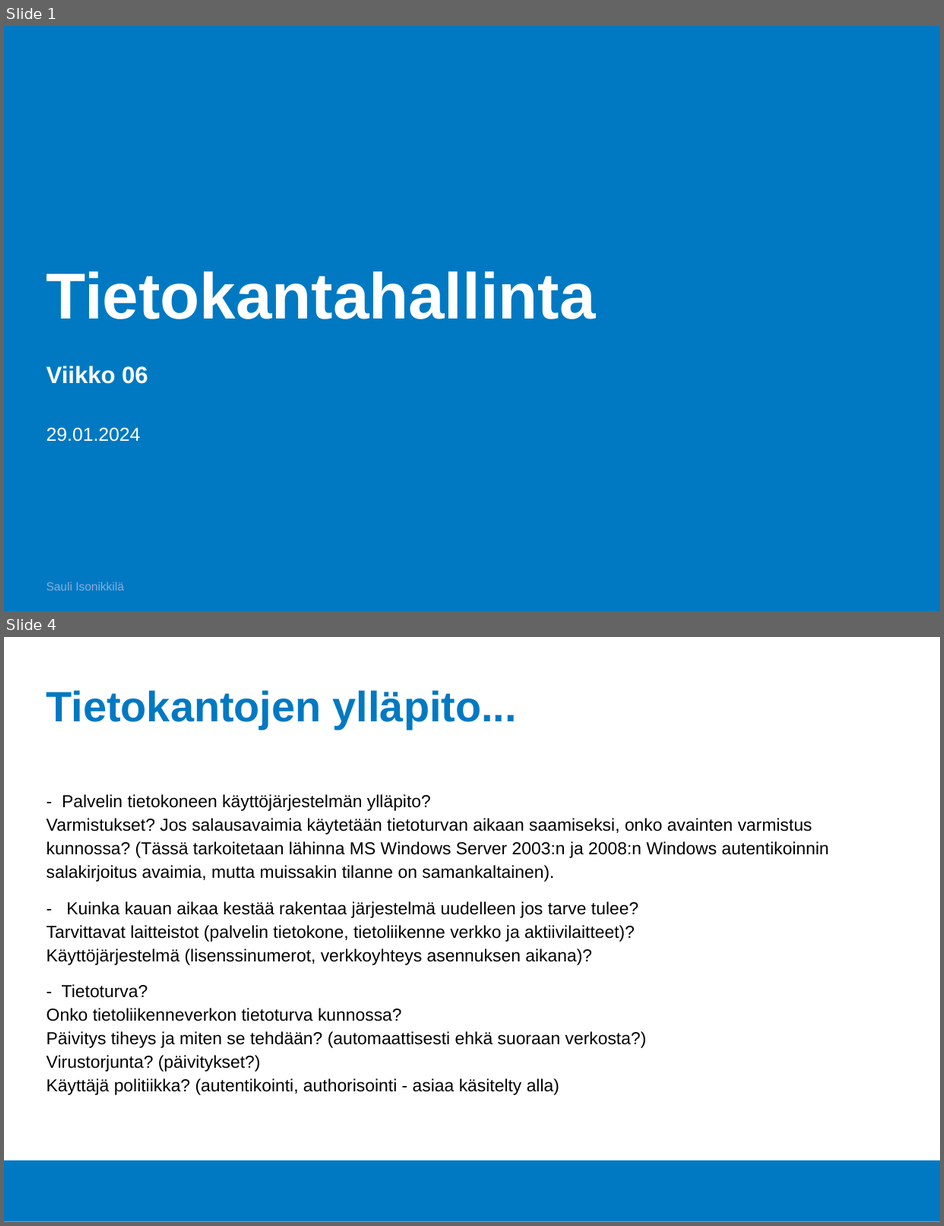
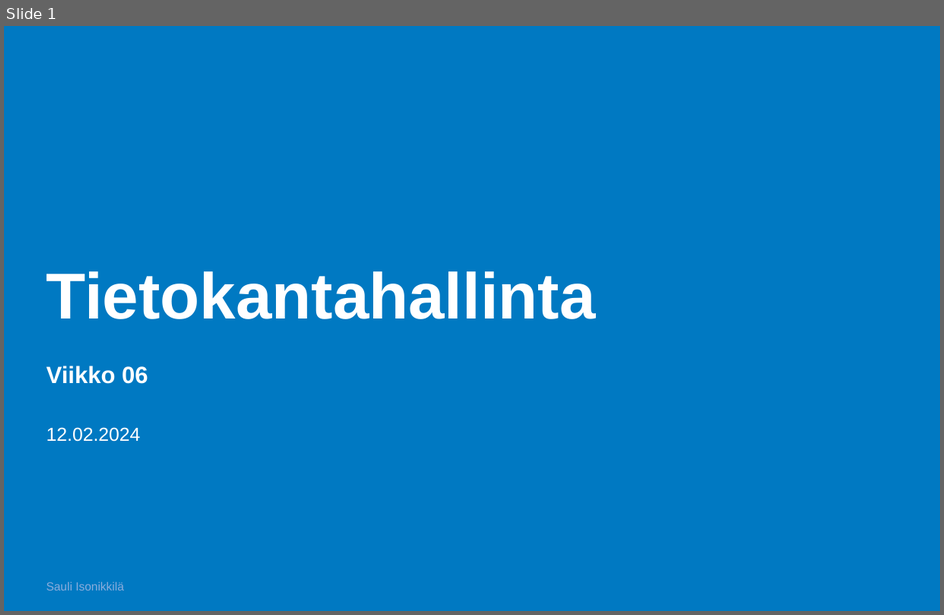
Before and after one commit to Tietokantahallinta/Tietokantahallinta.github.io, a slide deck: luennot/viikko06/Luentokalvot_06.odp. Shown one above the other, each under a label of ours: slides 1 and 4 before the commit, slide 1 after it; the slides between them are not shown. The pictures are 944x1226 and 944x615 pixels, drawn with LibreOffice and Linux fonts; fonts in the diff are those of the drawing; background and template pictures are left out. Boxes give left, top, right and bottom in pixels: in the first picture for what was removed or moved away, otherwise in the second. Text is boxed around its words. In the diff, an @@ line names an element or a change of style, - is before the commit and + after.

```diff
--- a/luennot/viikko06/Luentokalvot_06.odp
+++ b/luennot/viikko06/Luentokalvot_06.odp
@@ slide 4 removed at [4,637,940,1222], background #FFFFFF; not listed: 1 template element that a slide beside it also shows @@
@@ title removed at [47,690,517,728] @@
-Tietokantojen ylläpito...
@@ text removed at [47,794,829,1095] @@
-- Palvelin tietokoneen käyttöjärjestelmän ylläpito?
-Varmistukset? Jos salausavaimia käytetään tietoturvan aikaan saamiseksi, onko avainten varmistus kunnossa? (Tässä tarkoitetaan lähinna MS Windows Server 2003:n ja 2008:n Windows autentikoinnin salakirjoitus avaimia, mutta muissakin tilanne on samankaltainen).
-- Kuinka kauan aikaa kestää rakentaa järjestelmä uudelleen jos tarve tulee?
-Tarvittavat laitteistot (palvelin tietokone, tietoliikenne verkko ja aktiivilaitteet)?
-Käyttöjärjestelmä (lisenssinumerot, verkkoyhteys asennuksen aikana)?
-- Tietoturva?
-Onko tietoliikenneverkon tietoturva kunnossa?
-Päivitys tiheys ja miten se tehdään? (automaattisesti ehkä suoraan verkosta?)
-Virustorjunta? (päivitykset?)
-Käyttäjä politiikka? (autentikointi, authorisointi - asiaa käsitelty alla)
@@ slide 1 changed as well @@
@@ text at [47,427,141,442]: text changed @@
-29.01.2024
+12.02.2024
```
Also in this commit, not shown: 1 other slide changed, 1 slide added, 8 other slides removed, 14 other files.
